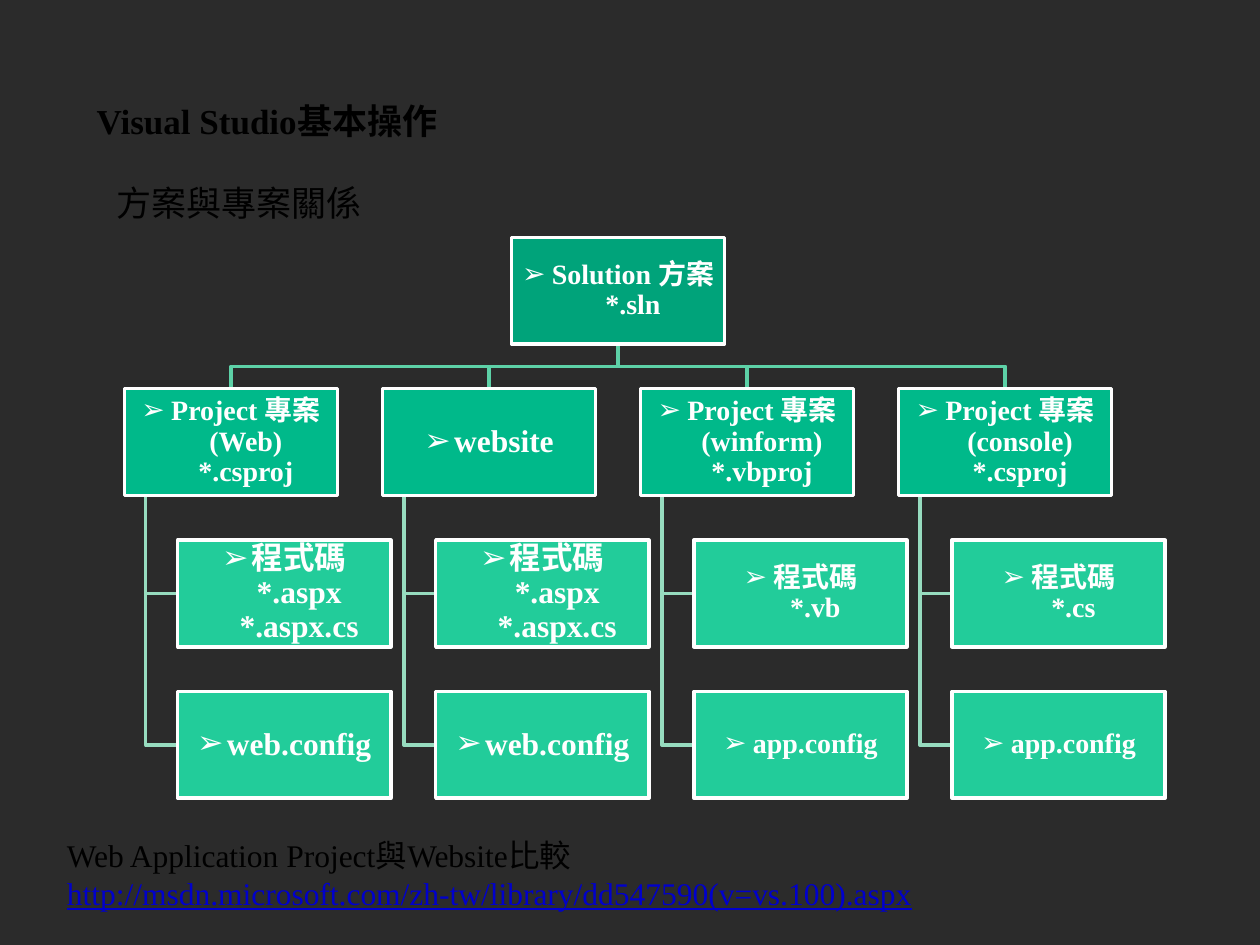
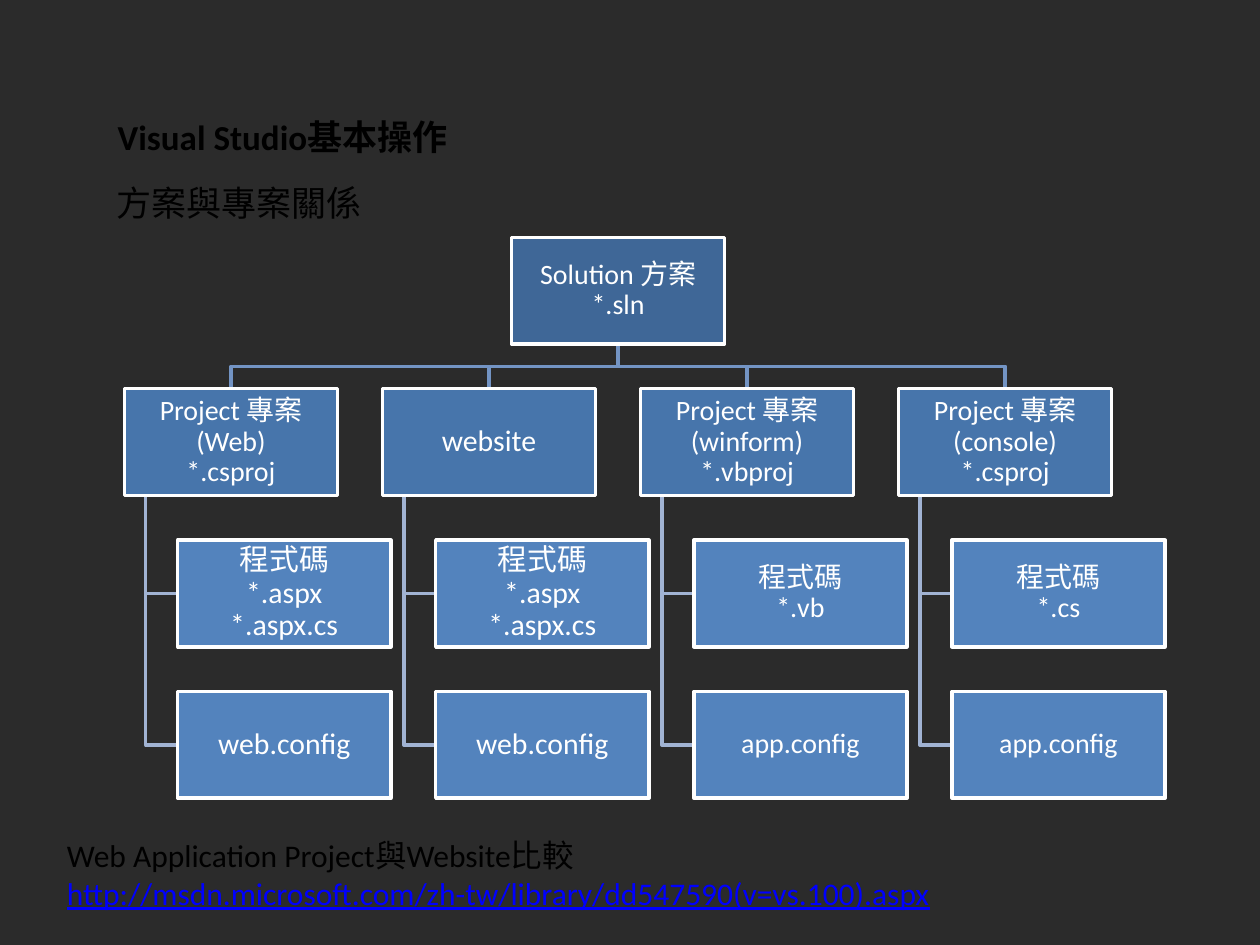
Before and after one commit to YiChiLin/TrainingPackage, a slide deck: slide 8 of 簡報及DB/.Net開發環境.pptx (slide 10 before the commit). Drawn at 1260x945 pixels with LibreOffice and Linux fonts; fonts in the diff are those of the drawing; background and template pictures are left out; a plain dark background stands for a picture behind light text. Boxes give left, top, right and bottom in pixels: in the first picture for what was removed or moved away, otherwise in the second. Text is boxed around its words. In the diff, an @@ line names an element or a change of style, - is before the commit and + after.

```diff
--- a/簡報及DB/.Net開發環境.pptx
+++ b/簡報及DB/.Net開發環境.pptx
@@ title "Visual Studio基本操作": place and size @@
-title "Visual Studio基本操作" at (97, 107, 437, 137)
+title "Visual Studio基本操作" at (118, 122, 448, 153)
@@ title "Visual Studio基本操作" at (118, 122, 448, 153): font Times New Roman to Calibri @@
@@ rectangle at (512, 237, 724, 344): fill #00A37B to #3F6797 @@
@@ outline #5ED2A7 2 pt to #7394C5 2 pt in 4 elements at (619, 344, 1005, 389), (619, 344, 747, 389), (489, 344, 617, 389), (231, 344, 617, 389) @@
@@ fill #00B98B to #4875AC in 4 elements at (125, 389, 338, 496), (382, 389, 595, 496), (640, 389, 853, 496), (898, 389, 1111, 496) @@
@@ outline #97DDBF 2 pt to #A1B4D4 2 pt in 8 elements at (920, 495, 951, 745), (920, 495, 951, 593), (662, 495, 693, 745), (662, 495, 693, 593), (403, 495, 435, 745), (403, 495, 435, 593), (146, 495, 178, 745), (146, 495, 178, 593) @@
@@ size 18 to 17 pt, font Times New Roman to Calibri, bold off; bullet ➢ to none in 5 elements at (230, 540, 338, 640), (218, 733, 350, 759), (442, 430, 536, 451), (488, 540, 596, 640), (476, 733, 608, 759) @@
@@ font Times New Roman to Calibri, bold off; bullet ➢ to none in 8 elements at (540, 260, 696, 314), (160, 396, 302, 486), (676, 396, 818, 486), (759, 563, 843, 617), (741, 733, 859, 758), (934, 396, 1077, 486), (1017, 563, 1101, 617), (999, 733, 1117, 758) @@
@@ fill #22CD9A to #5483BE in 8 elements at (178, 541, 391, 648), (178, 692, 391, 799), (436, 541, 649, 648), (436, 692, 649, 799), (694, 541, 907, 648), (694, 692, 907, 799), (951, 541, 1164, 648), (951, 692, 1164, 799) @@
@@ text "Web Application Project與Website比較 http://msdn.microsoft.com/ ..." at (67, 841, 929, 910): font Times New Roman to Calibri; text colour #0000CC to #0000FF in "http://msdn.microsoft.com/zh-tw/library/dd547590(v=vs.100).a ..."; less space between paragraphs @@
```
Also in this commit, not shown: 12 other slides changed, 2 slides removed, 1 other file.
